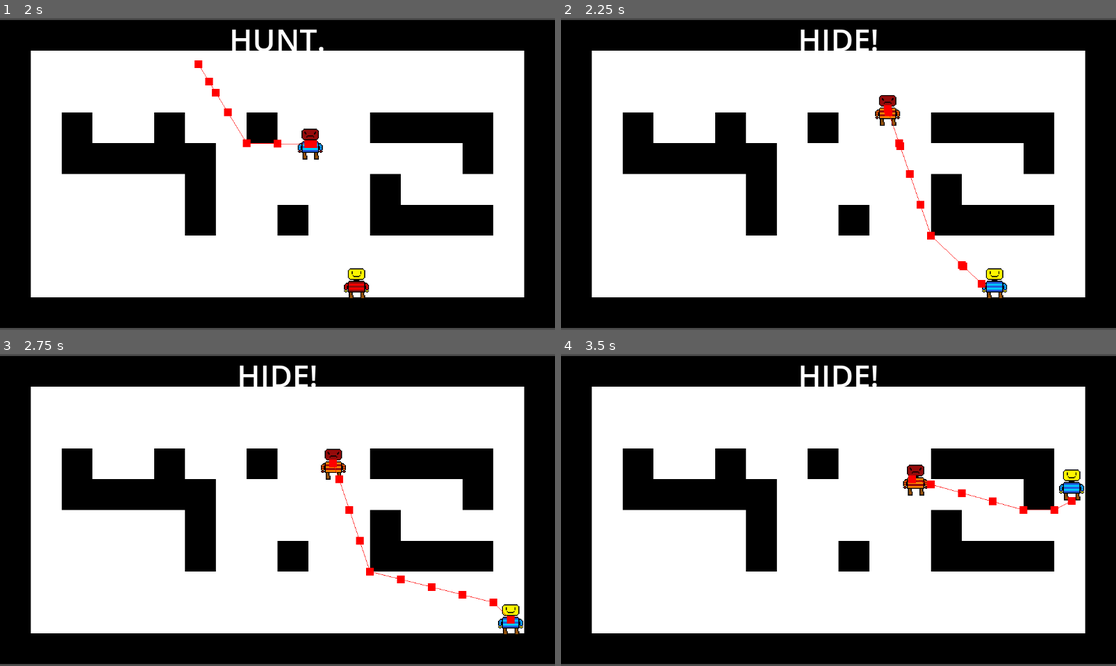
Above: before the commit, frames 1-4 (two rows, left to right).
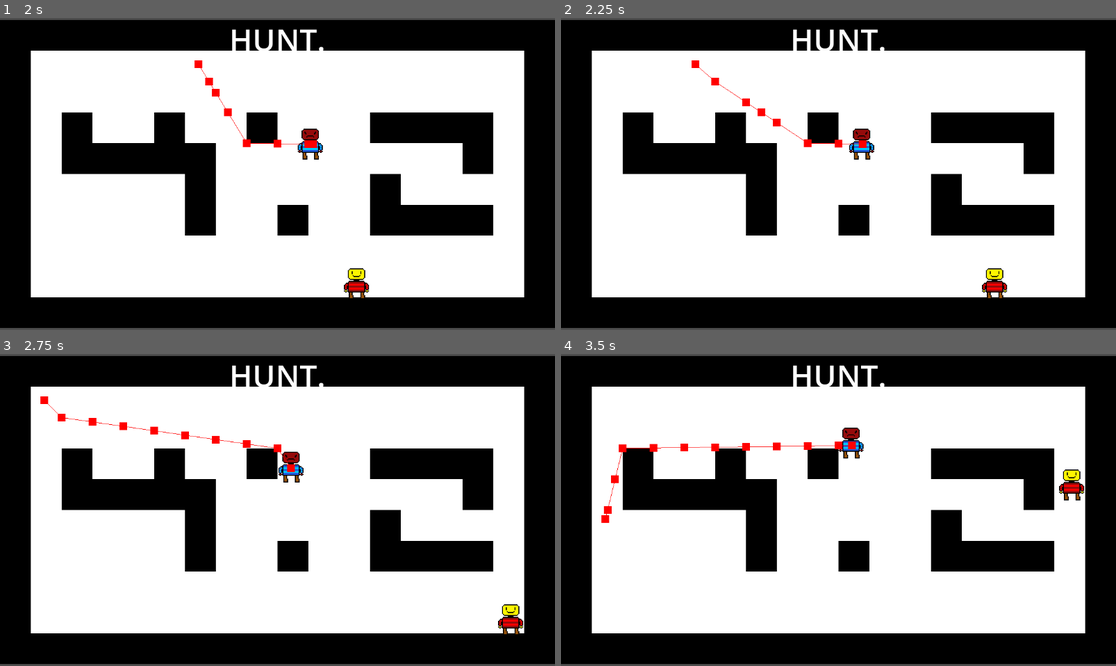
Above: after the commit, the same moments.

Repository: LegoMaster7001/fargo-game-jam-2025
Game: Godot game, scene res://Scenes/Game.tscn
The game is run twice, just before and just after one commit, with the same random seed, the same clock (stepped at 60 frames per second) and the same inputs.
Inputs:
- Up to frame 1 (2 s): hold Right (ui_right) 0.53-1.28 s; hold Space (call_groundies) 0.53-1.28 s; hold Down (ui_down) from 1.28 s (still down); tap E at 1.35 s
- Up to frame 2 (2.25 s): release Down (ui_down) at 2.03 s; hold Right (ui_right) from 2.03 s (still down); hold Space (call_groundies) from 2.03 s (still down)
- Up to frame 3 (2.75 s): keep holding Right (ui_right); keep holding Space (call_groundies)
- Up to frame 4 (3.5 s): release Right (ui_right) at 2.78 s; release Space (call_groundies) at 2.78 s; hold Up (ui_up) from 2.78 s (still down); tap E at 2.85 s

Frame 1 is identical in both runs. In frame 2, 2.0% of the frame differs, in the area x 23-81%, y 3-88%; in frame 3, 2.2%, in the area x 7-95%, y 3-88%; in frame 4, 2.2%.
Error after the commit: Invalid call. Nonexistent function 'flip_role' in base 'CharacterBody2D (Enemy)'. (res://Scripts/groundies_area.gd:9)

Commit message:
enemy.flip_role -> global.flip_role

Diff:
--- a/Scripts/Global.gd
+++ b/Scripts/Global.gd
@@ -7,3 +7,7 @@
 # "alias" for !hunted
 var hunting: bool :
 	get(): return !hunted
+
+func flip_role():
+	Global.hunted = !Global.hunted
+	Global.role_changed.emit(Global.hunted)
--- a/Scripts/Player.gd
+++ b/Scripts/Player.gd
@@ -11,6 +11,7 @@
 
 func _ready() -> void:
 	assert(groundies_area !=  null, "Player: assign groundies area")
+	Global.role_changed.connect(_on_role_changed)
 
 func _physics_process(delta: float):
 	velocity = dir * speed
@@ -50,3 +51,6 @@
 		$Sprite2D.texture = load("res://Images/PlayerRunAway.png")
 	else:
 		$Sprite2D.texture = load("res://Images/PlayerAngry.png")
+
+func _on_role_changed(hunted: bool) -> void:
+	pass
--- a/Scripts/enemy.gd
+++ b/Scripts/enemy.gd
@@ -11,13 +11,16 @@
 @onready var initial_pos := global_position
 
 
+func _ready() -> void:
+	Global.role_changed.connect(_on_role_changed)
+
 func _physics_process(delta: float) -> void:
 	var dir = to_local(nav_agent.get_next_path_position()).normalized()
 	velocity = dir * speed
 	move_and_slide()
 
 	if tag_checker.try_tag():
-		flip_role()
+		Global.flip_role()
 
 	changeSprites()
 
@@ -26,23 +29,21 @@
 	if (Global.hunted):
 		nav_agent.target_position = -player.global_position
 
-func flip_role():
-	Global.hunted = !Global.hunted
-	Global.role_changed.emit(Global.hunted)
+func _on_role_changed(hunted: bool) -> void:
 	makepath()
 
 func _on_timer_timeout():
 	makepath()
 
 func _on_timer_2_timeout() -> void:
-	flip_role()
+	Global.flip_role()
 
 func _on_hunt_area_body_exited(body: Node2D) -> void:
 	if Global.hunted:
 		return
 	# the player has escaped, so now we become hunted
 	print("{0} escaped".format([body.name]))
-	flip_role()
+	Global.flip_role()
 
 func changeSprites():
 	if (Global.hunted):
